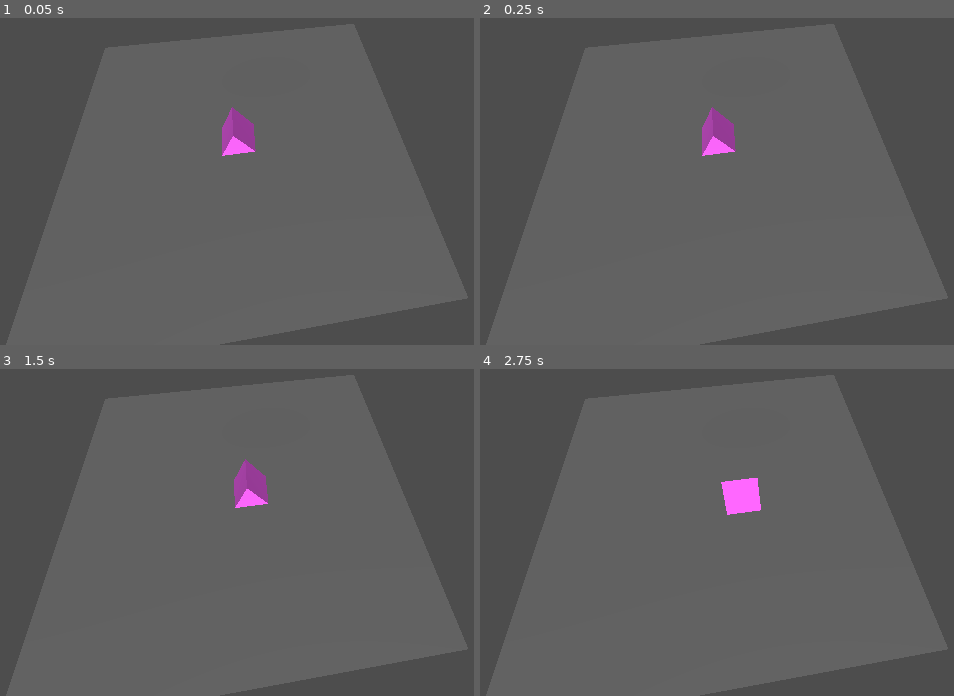
Above: before the commit, frames 1-4 (two rows, left to right).
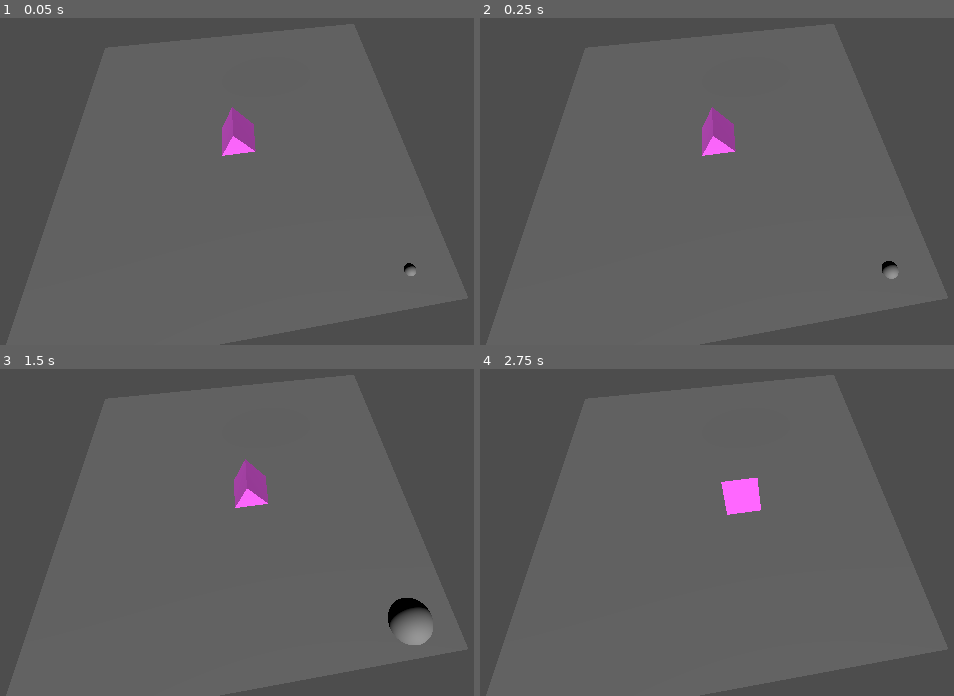
Above: after the commit, the same moments.

Repository: justfordoener/ggj_2025
Game: Godot game, scene res://scenes/level.tscn
The game is run twice, just before and just after one commit, with the same random seed, the same clock (stepped at 60 frames per second) and the same inputs.
Inputs:
- Up to frame 1 (0.05 s): no input
- Up to frame 2 (0.25 s): no input
- Up to frame 3 (1.5 s): tap Enter at 0.5 s; hold D (move_right) 0.53-1.28 s; hold S (move_down) from 1.28 s (still down)
- Up to frame 4 (2.75 s): release S (move_down) at 2.03 s; hold D (move_right) from 2.03 s (still down)

The runs differ from the first frame. In frame 1, less than 0.1% of the frame differs, in the area x 85-88%, y 74-79%; in frame 2, 0.1%; in frame 3, 0.7%, in the area x 81-92%, y 70-85%; in frame 4, nothing differs.

Commit message:
bubble size

Diff:
--- a/scenes/bubble.gd
+++ b/scenes/bubble.gd
@@ -1,15 +1,16 @@
 extends Node3D
 
 # characteristics
-@export var growth_rate: float = 0.5
-@export var max_scale: float = 3.0
+@export var start_scale: float = 0.05
+@export var max_scale: float = 0.3
+@export var growth_rate: float = 0.1
 var air_amount: float = 0.0
 
 # signal for popping
 signal bubble_popped
 
 func _ready():
-	scale = Vector3(1,1,1)			# small starting bubble
+	scale = Vector3.ONE * start_scale			# small starting bubble
 
 func _process(delta: float):
 	# bubble grows
--- a/scenes/bubble.tscn
+++ b/scenes/bubble.tscn
@@ -1,10 +1,10 @@
-[gd_scene load_steps=3 format=3 uid="uid://chaedqn0rq1ri"]
+[gd_scene load_steps=3 format=3 uid="uid://dgrfa40y3gln3"]
 
 [ext_resource type="Script" path="res://scenes/bubble.gd" id="1_yxin3"]
 
 [sub_resource type="SphereMesh" id="SphereMesh_840dg"]
 
-[node name="Node3D" type="Node3D"]
+[node name="bubble" type="Node3D"]
 script = ExtResource("1_yxin3")
 
 [node name="MeshInstance3D" type="MeshInstance3D" parent="."]
--- a/scenes/level.tscn
+++ b/scenes/level.tscn
@@ -1,6 +1,7 @@
-[gd_scene load_steps=3 format=3 uid="uid://cigres6fumq7p"]
+[gd_scene load_steps=4 format=3 uid="uid://cigres6fumq7p"]
 
 [ext_resource type="PackedScene" uid="uid://fmpob7r38tkr" path="res://scenes/spider.tscn" id="1_owgxw"]
+[ext_resource type="PackedScene" uid="uid://dgrfa40y3gln3" path="res://scenes/bubble.tscn" id="2_r3a42"]
 
 [sub_resource type="PlaneMesh" id="PlaneMesh_rwh51"]
 
@@ -16,3 +17,6 @@
 
 [node name="DirectionalLight3D" type="DirectionalLight3D" parent="."]
 transform = Transform3D(1, 0, 0, 0, 0.911145, 0.412087, 0, -0.412087, 0.911145, 0, 1.03128, 2.17666)
+
+[node name="Node3D" parent="." instance=ExtResource("2_r3a42")]
+transform = Transform3D(0.1, 0, 0, 0, 0.1, 0, 0, 0, 0.1, 0.774361, 0.0186862, 0.851193)
